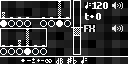
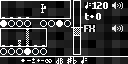
Layer changes from the first w=128, h=64 image to the second:
added layer "Layer 636" above "Layer 634" over [41, 4, 46, 13]
painted on "Layer 633" over [2, 1, 69, 18]
